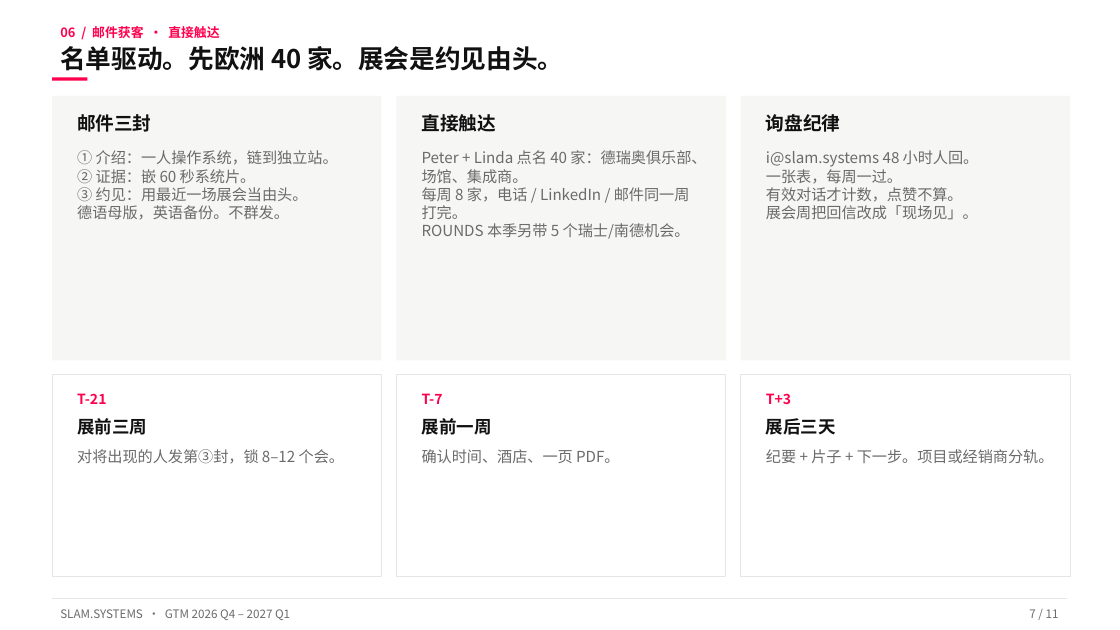
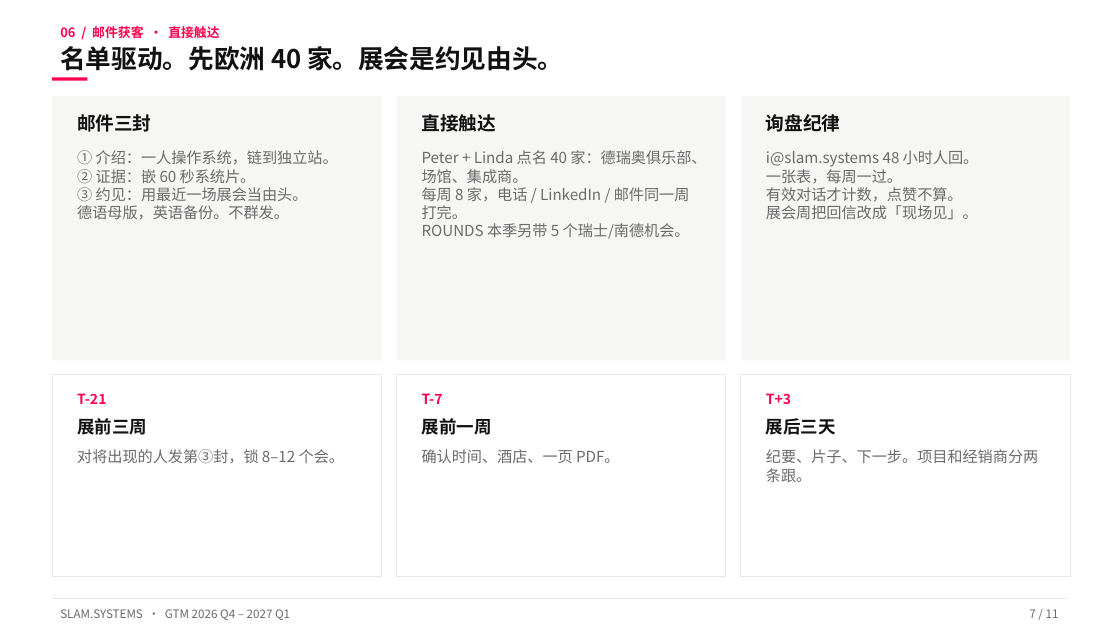
Before and after one commit to zhangcheng0688/AI_Find_Customer, a slide deck: slide 7 of gtm/SLAM.SYSTEMS_GTM_Plan_CN.pptx. Drawn at 1120x630 pixels with LibreOffice and Linux fonts; fonts in the diff are those of the drawing. Boxes give left, top, right and bottom in pixels: in the first picture for what was removed or moved away, otherwise in the second. Text is boxed around its words. In the diff, an @@ line names an element or a change of style, - is before the commit and + after.

```diff
--- a/gtm/SLAM.SYSTEMS_GTM_Plan_CN.pptx
+++ b/gtm/SLAM.SYSTEMS_GTM_Plan_CN.pptx
@@ text at [766, 449, 1038, 482]: text changed @@
-纪要 + 片子 + 下一步。项目或经销商分轨。
+纪要、片子、下一步。项目和经销商分两条跟。
```
Also in this commit, not shown: 1 other file.
